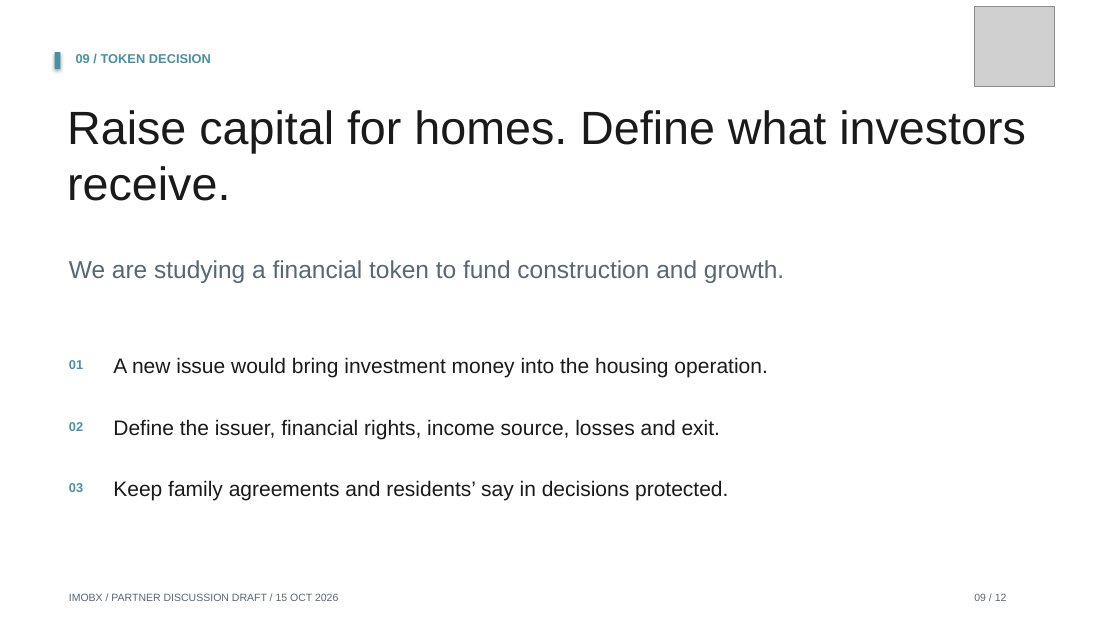
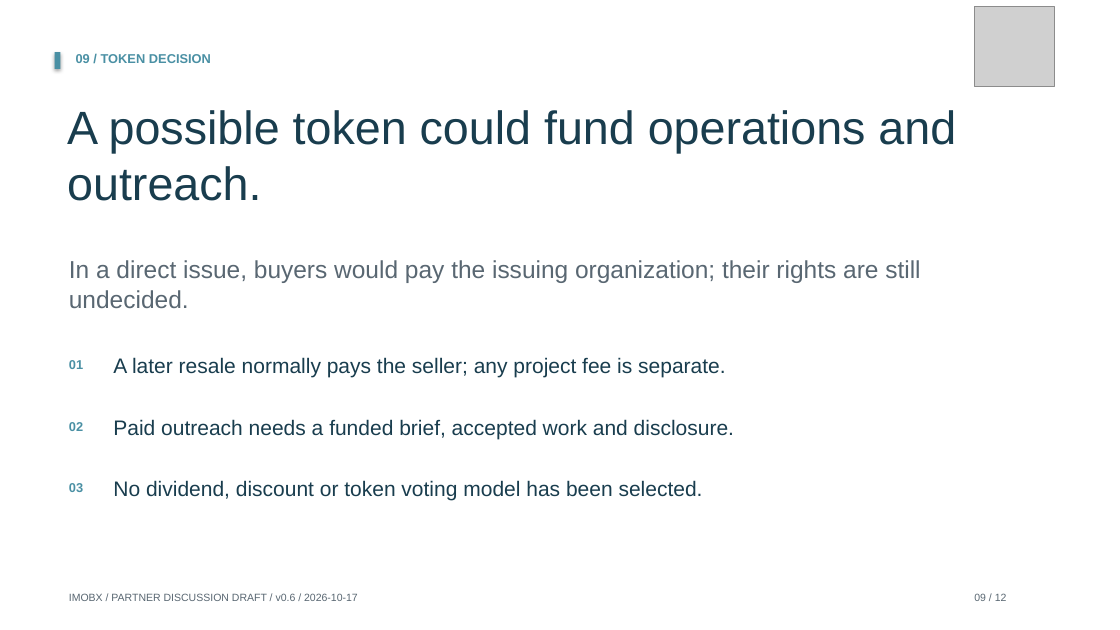
Before and after one commit to Siah-kin/imobx-website, a slide deck: slide 9 of pitchdeck.pptx. Drawn at 1120x630 pixels with LibreOffice and Linux fonts; fonts in the diff are those of the drawing; grey boxes stand for pictures. Boxes give left, top, right and bottom in pixels: in the first picture for what was removed or moved away, otherwise in the second. Text is boxed around its words. In the diff, an @@ line names an element or a change of style, - is before the commit and + after.

Commit message:
Explain the housing proposal and add participation and source pages

```diff
--- a/pitchdeck.pptx
+++ b/pitchdeck.pptx
@@ text at bbox=[67, 110, 956, 201]: text changed; text colour #1A1A1A to #193D4E @@
-Raise capital for homes. Define what investors receive.
+A possible token could fund operations and outreach.
@@ text at bbox=[69, 260, 920, 308]: text changed @@
-We are studying a financial token to fund construction and growth.
+In a direct issue, buyers would pay the issuing organization; their rights are still undecided.
@@ text at bbox=[113, 357, 725, 378]: text changed; text colour #1A1A1A to #193D4E @@
-A new issue would bring investment money into the housing operation.
+A later resale normally pays the seller; any project fee is separate.
@@ text at bbox=[113, 419, 734, 439]: text changed; text colour #1A1A1A to #193D4E @@
-Define the issuer, financial rights, income source, losses and exit.
+Paid outreach needs a funded brief, accepted work and disclosure.
@@ text at bbox=[113, 480, 703, 500]: text changed; text colour #1A1A1A to #193D4E @@
-Keep family agreements and residents’ say in decisions protected.
+No dividend, discount or token voting model has been selected.
@@ text at bbox=[69, 593, 358, 601]: text changed @@
-IMOBX / PARTNER DISCUSSION DRAFT / 15 OCT 2026
+IMOBX / PARTNER DISCUSSION DRAFT / v0.6 / 2026-10-17
```
Also in this commit, not shown: 11 other slides changed, 41 other files.
